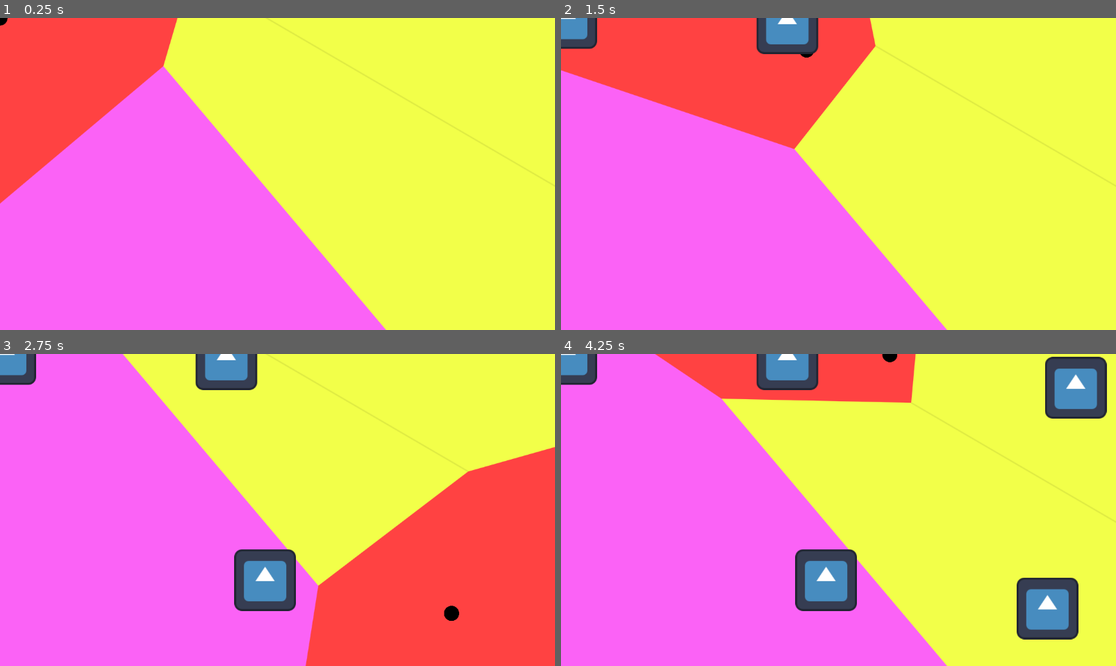
Above: before the commit, frames 1-4 (two rows, left to right).
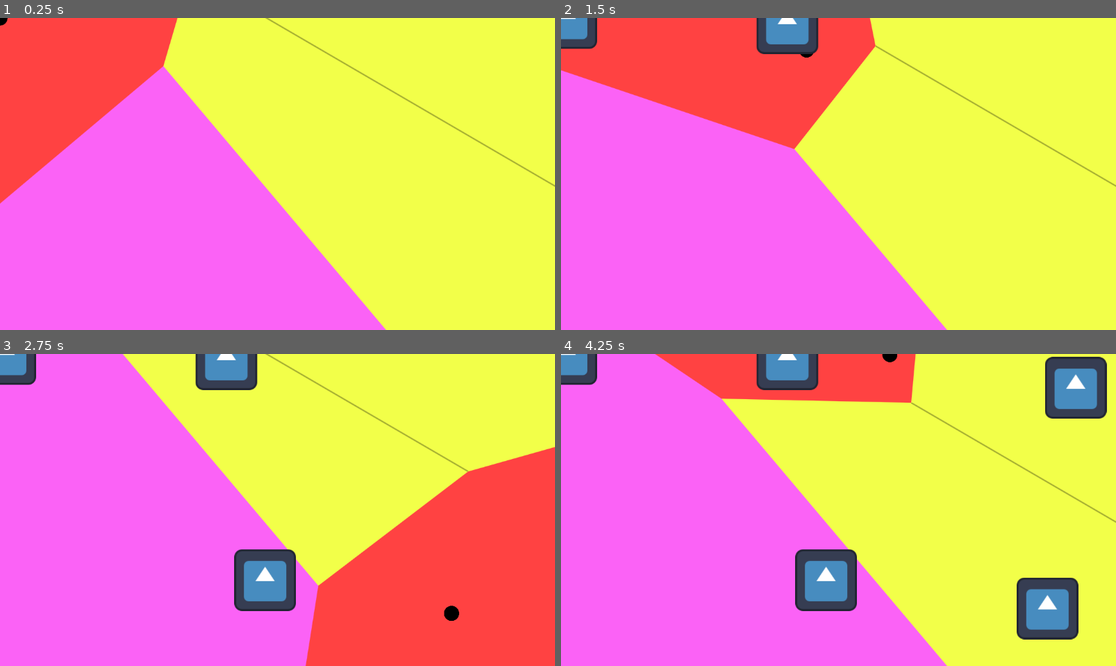
Above: after the commit, the same moments.

Repository: ProgrammingParadox/voronoi-game
Game: Godot game, scene res://node_2d.tscn
Same seed, same stepped clock (60 frames per second), same inputs: the game is played once before the commit and once after it. The engine's default icon, where the game draws it, is replaced by a stand-in: a white triangle on a blue panel in a dark square.
Inputs (mouse positions are in pixels of both pictures, inside the frame that each line leads up to):
- Up to frame 1 (0.25 s): no input
- Up to frame 2 (1.5 s): tap Enter at 0.5 s; move the mouse to (960, 158) at 0.52 s; hold D (player_1_right) 0.53-1.28 s; tap Q (player_1_plant) at 0.6, 1.35 s; move the mouse to (727, 189) at 1.27 s; hold S (player_1_down) from 1.28 s (still down)
- Up to frame 3 (2.75 s): move the mouse to (333, 441) at 2.02 s; release S (player_1_down) at 2.03 s; hold D (player_1_right) from 2.03 s (still down); tap Q (player_1_plant) at 2.1 s
- Up to frame 4 (4.25 s): move the mouse to (810, 572) at 2.77 s; release D (player_1_right) at 2.78 s; hold W (player_1_up) 2.78-3.53 s; tap Q (player_1_plant) at 2.85, 3.6 s; move the mouse to (1005, 556) at 3.52 s; hold A (player_1_left) from 3.53 s (still down)

The runs differ from the first frame. In frame 1, 0.3% of the frame differs, in the area x 47-100%, y 0-55%; in frame 2, 0.2%; in frame 3, 0.2%; in frame 4, 0.2%.

Commit message:
make borders between same-colored cells more stark

Diff:
--- a/testing.gdshader
+++ b/testing.gdshader
@@ -78,7 +78,7 @@
 	float dist = distance(p, o);
 
 	if(dist < border_width && color_1 == color_2){
-		COLOR = vec4(mix(color_1 * 0.9, color_1, dist / border_width), 1.0);
+		COLOR = vec4(mix(color_1 * 0.6, color_1, dist / border_width), 1.0);
 	} else if(dist < aa_width){
 		vec3 borderColor = mix(color_1, color_2, 0.5);
 
